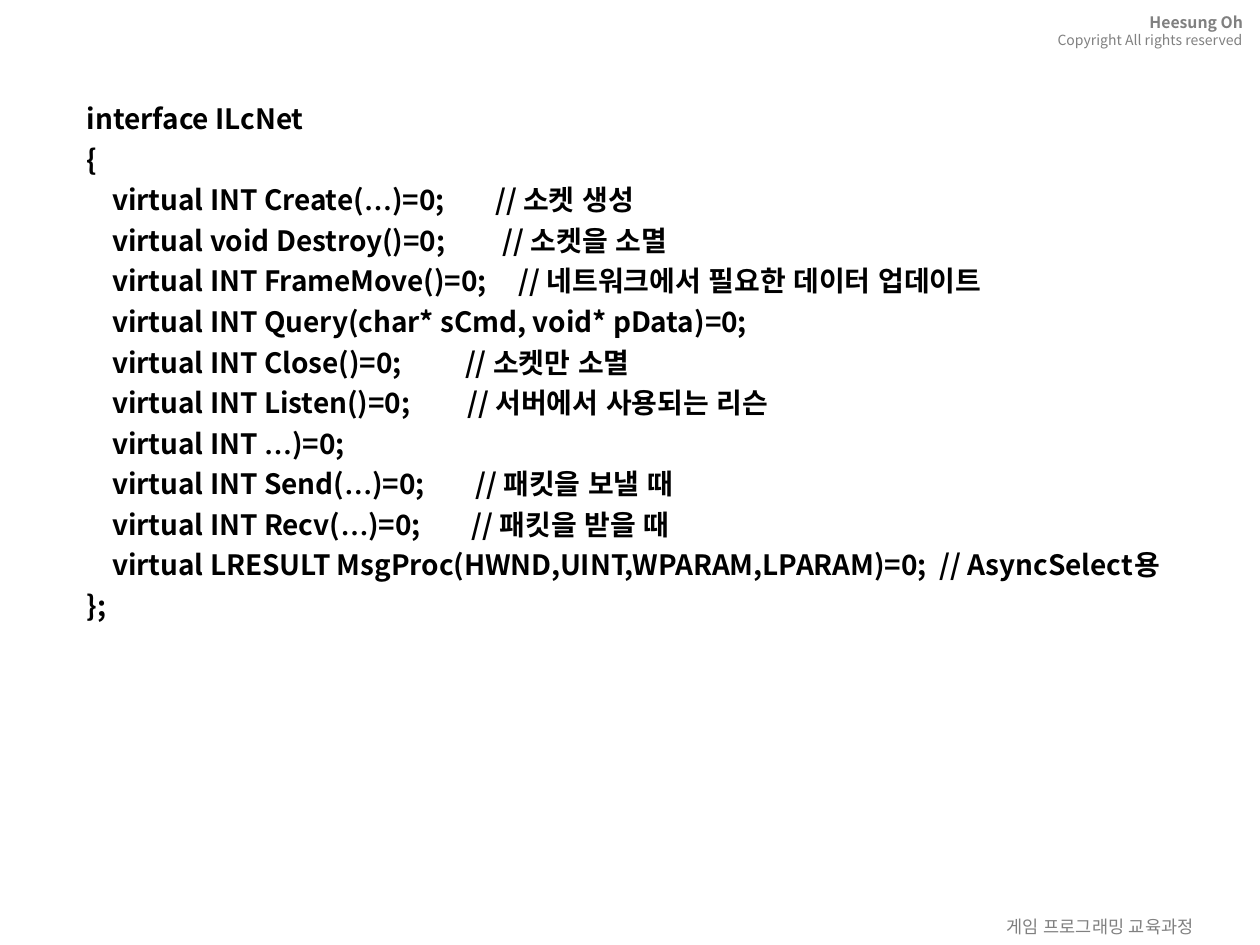
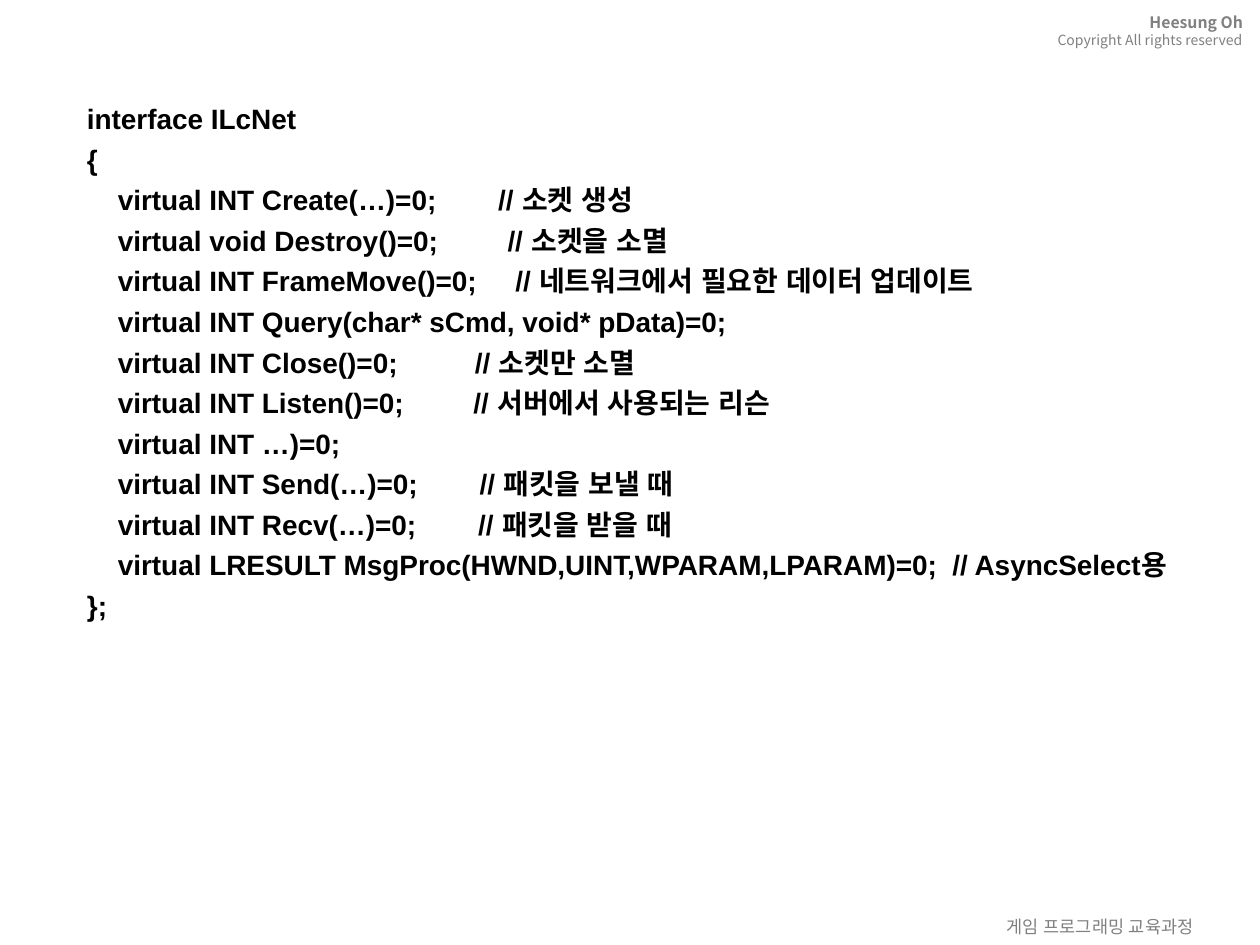
Before and after one commit to 3dapi/dv05_netlib, a slide deck: slide 4 of ppt/_network_15.ppt. Drawn at 1260x945 pixels with LibreOffice and Linux fonts; fonts in the diff are those of the drawing; background and template pictures are left out. Boxes give left, top, right and bottom in pixels: in the first picture for what was removed or moved away, otherwise in the second. Text is boxed around its words. In the diff, an @@ line names an element or a change of style, - is before the commit and + after.

```diff
--- a/ppt/_network_15.ppt
+++ b/ppt/_network_15.ppt
@@ text "interface ILcNet" at [87,108,1168,581]: font Noto Sans CJK KR to Arial; font Times New Roman to Arial in "Create(…)=0;", "…)=0;", "Send(…)=0;", "Recv(…)=0;" @@
```
Also in this commit, not shown: 1 other slide changed, 3 other files.
